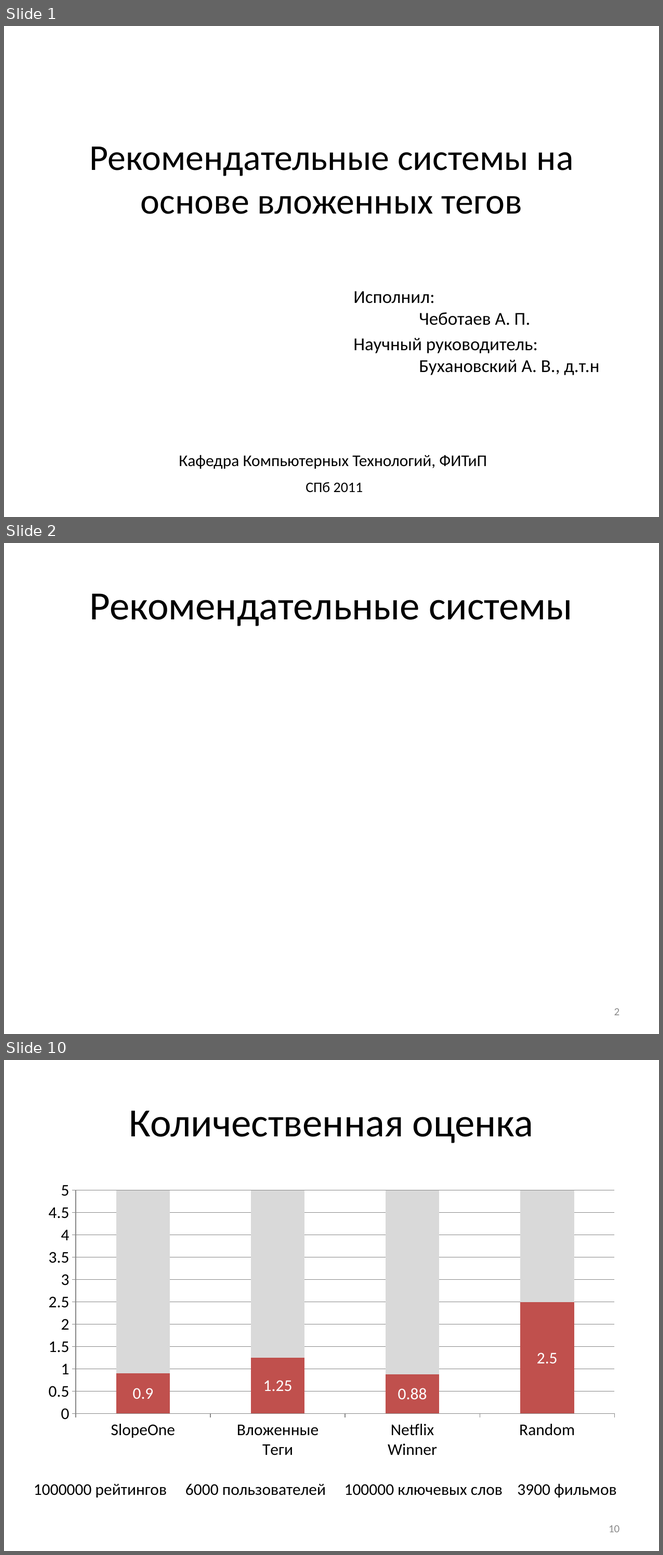
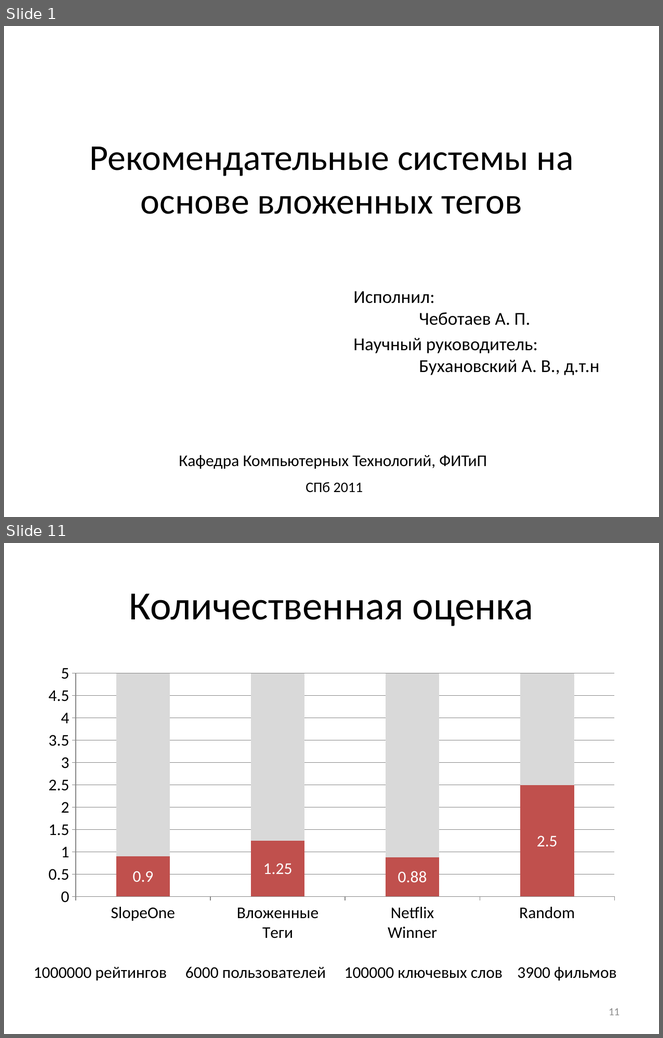
Before and after one commit to Otann/diploma, a slide deck: slides.pptx. Shown one above the other, each under a label of ours: slides 1, 2 and 10 before the commit, slides 1 and 11 after it; the slides between them are not shown. The pictures are 663x1555 and 663x1038 pixels, drawn with LibreOffice and Linux fonts; fonts in the diff are those of the drawing; grey boxes stand for pictures. Boxes give left, top, right and bottom in pixels: in the first picture for what was removed or moved away, otherwise in the second. Text is boxed around its words. In the diff, an @@ line names an element or a change of style, - is before the commit and + after.

```diff
--- a/slides.pptx
+++ b/slides.pptx
@@ slide 2 removed at (4,543,659,1034), background #FFFFFF @@
@@ title removed at (89,593,573,626) @@
-Рекомендательные системы
@@ page number removed at (614,1008,620,1016) @@
-2
@@ what was slide 10 is now slide 11 @@
@@ page number at (609,1008,620,1016): text changed @@
-10
+11
```
Also in this commit, not shown: 2 slides changed, 9 slides added, 7 other slides removed, 12 other files.
